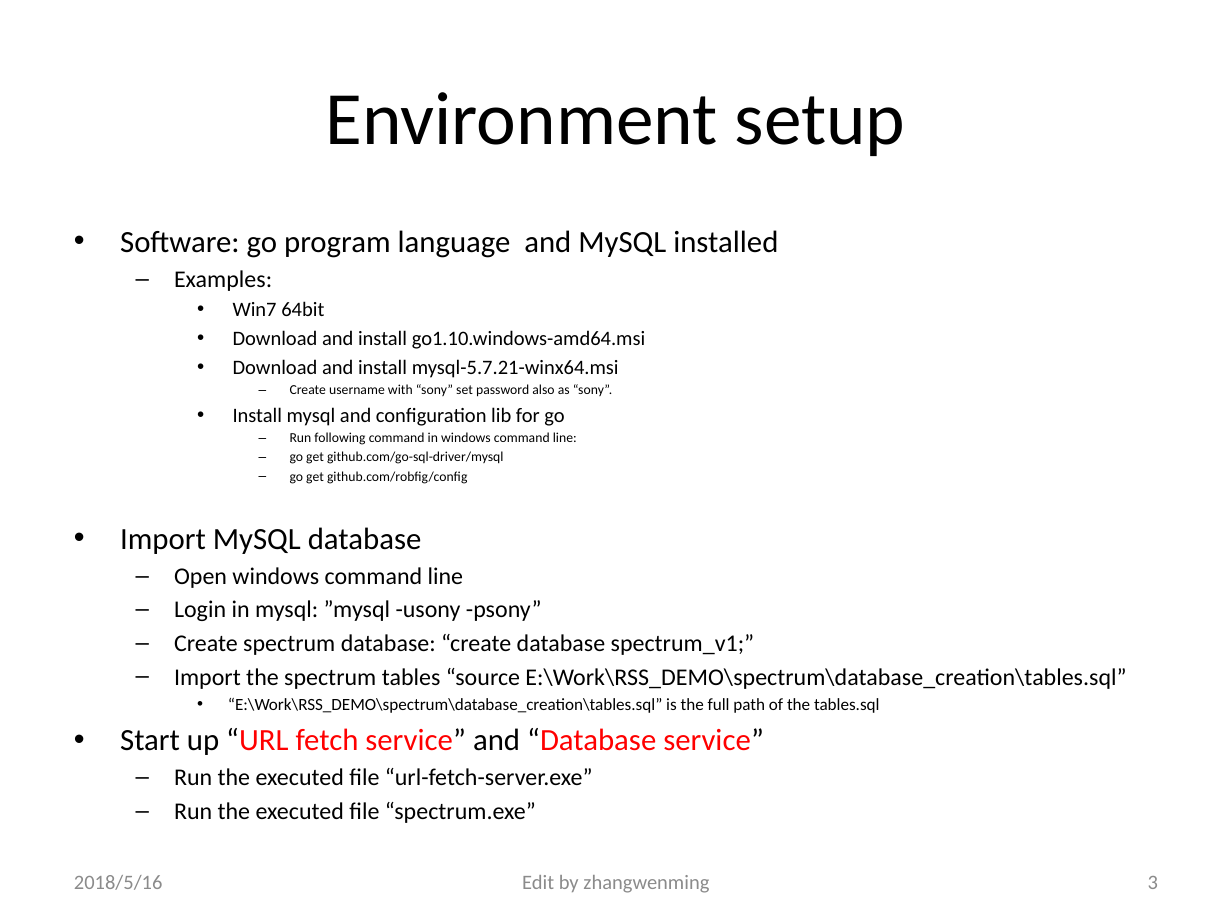
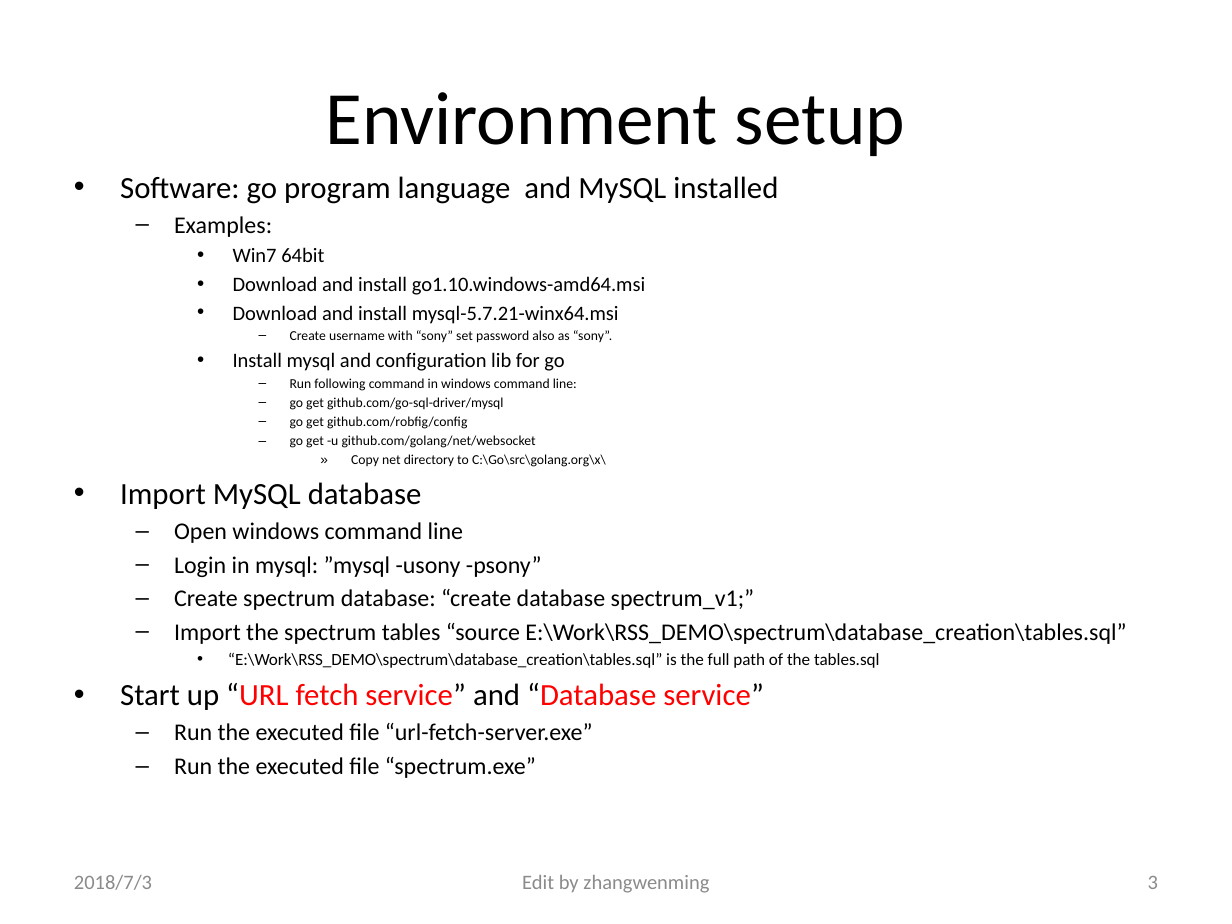
Before and after one commit to civa-z/spectrum, a slide deck: slide 3 of Spectrum_server_specification.pptx. Drawn at 1232x924 pixels with LibreOffice and Linux fonts; fonts in the diff are those of the drawing. Boxes give left, top, right and bottom in pixels: in the first picture for what was removed or moved away, otherwise in the second. Text is boxed around its words. In the diff, an @@ line names an element or a change of style, - is before the commit and + after.

Commit message:
Update specification of database server

```diff
--- a/Spectrum_server_specification.pptx
+++ b/Spectrum_server_specification.pptx
@@ text "Software: go program language and ...": place and size @@
-text "Software: go program language and ..." at <box>120,230,1126,823</box>
+text "Software: go program language and ..." at <box>120,176,1126,778</box>
@@ text at <box>290,435,606,467</box>: paragraphs added @@
+      – go get -u github.com/golang/net/websocket
+        » Copy net directory to C:\Go\src\golang.org\x\
@@ text at <box>74,875,152,890</box>: text changed @@
-2018/5/16
+2018/7/3
```
Also in this commit, not shown: 6 other slides changed, 1 slide added.
